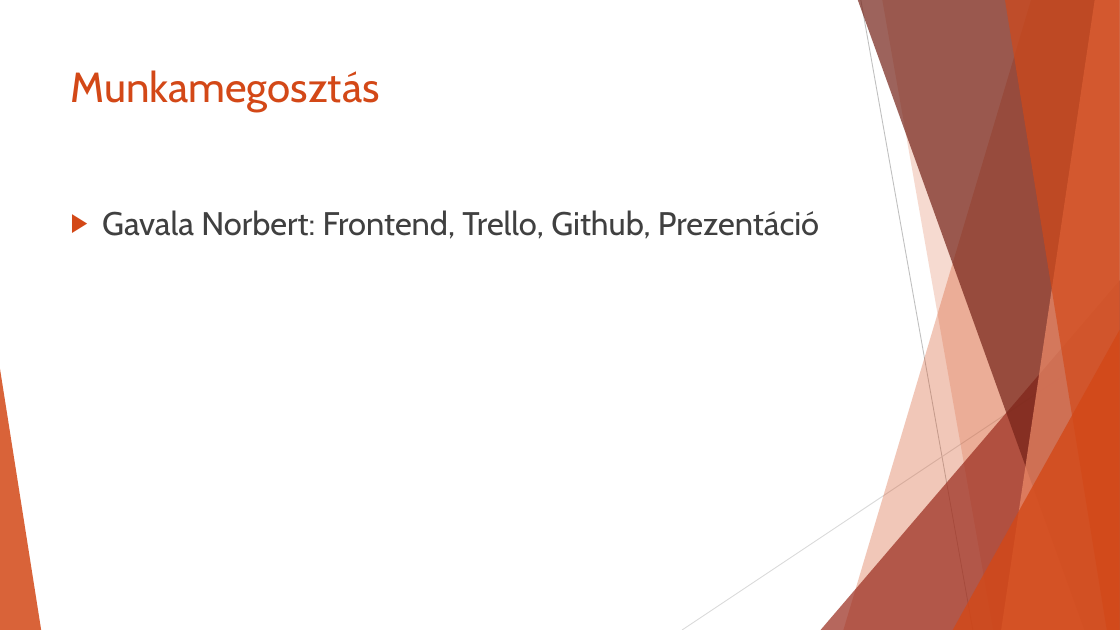
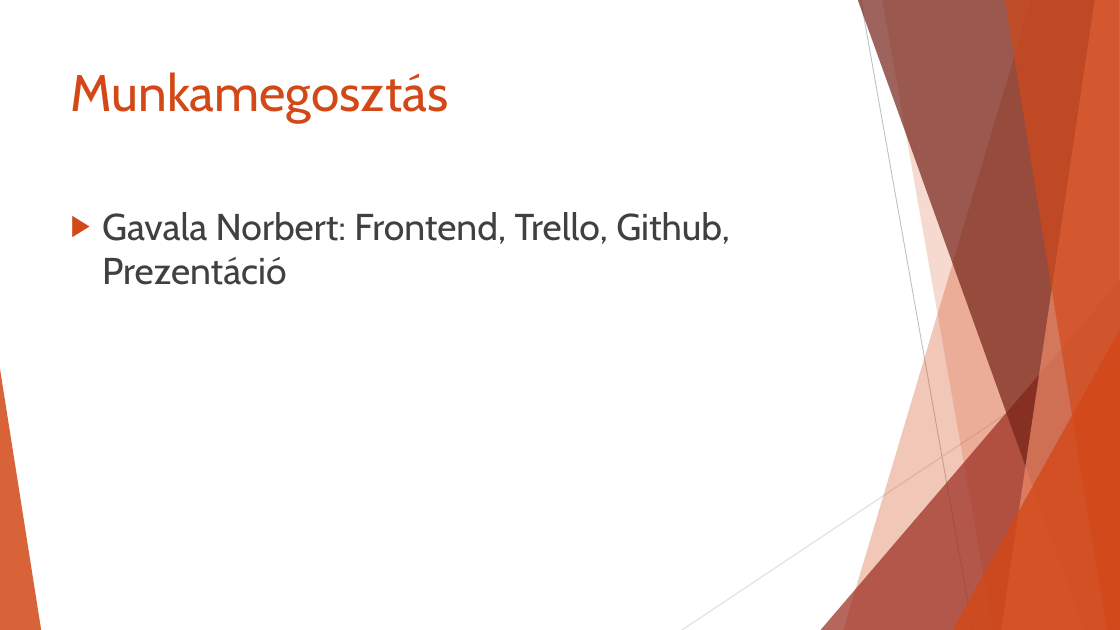
Before and after one commit to GavalaN/TheGrandProject, a slide deck: slide 3 of AssettoAuto.pptx. Drawn at 1120x630 pixels with LibreOffice and Linux fonts; fonts in the diff are those of the drawing. Boxes give left, top, right and bottom in pixels: in the first picture for what was removed or moved away, otherwise in the second. Text is boxed around its words. In the diff, an @@ line names an element or a change of style, - is before the commit and + after.

```diff
--- a/AssettoAuto.pptx
+++ b/AssettoAuto.pptx
@@ title "Munkamegosztás" at box(71, 72, 449, 122): size 36 to 44 pt @@
@@ text "Gavala Norbert: Frontend, Trello, Github, ..." at box(102, 212, 730, 285): size 28 to 32 pt @@
```
Also in this commit, not shown: 7 other slides changed.
